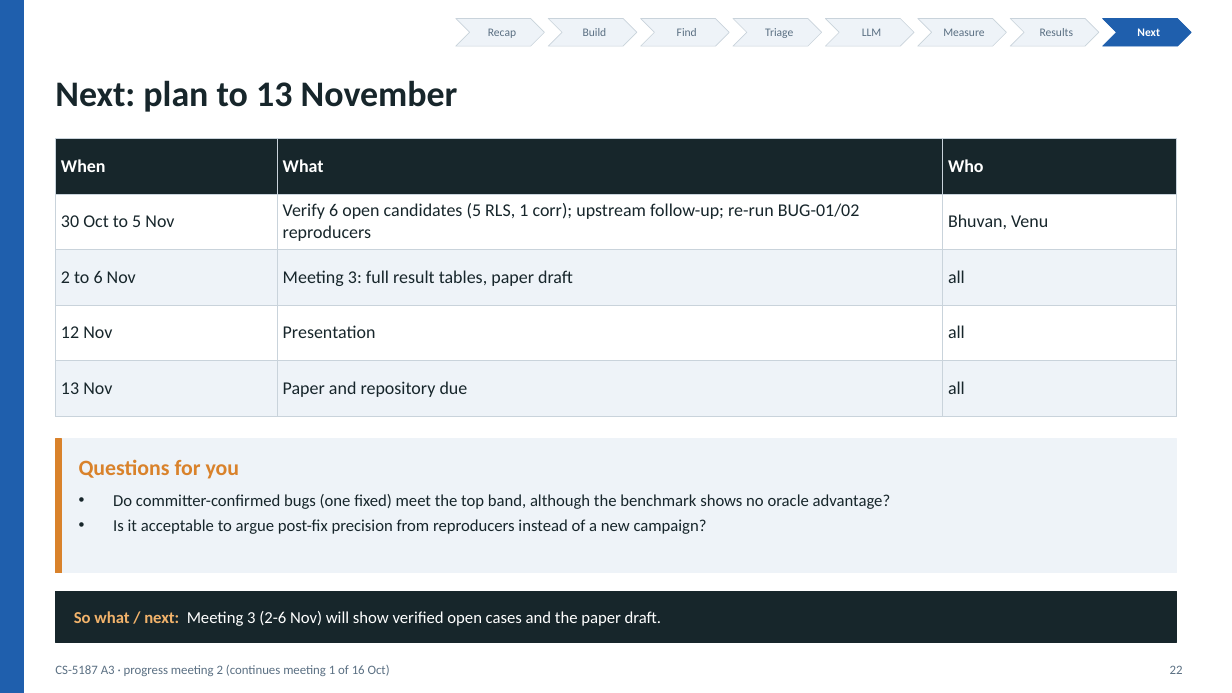
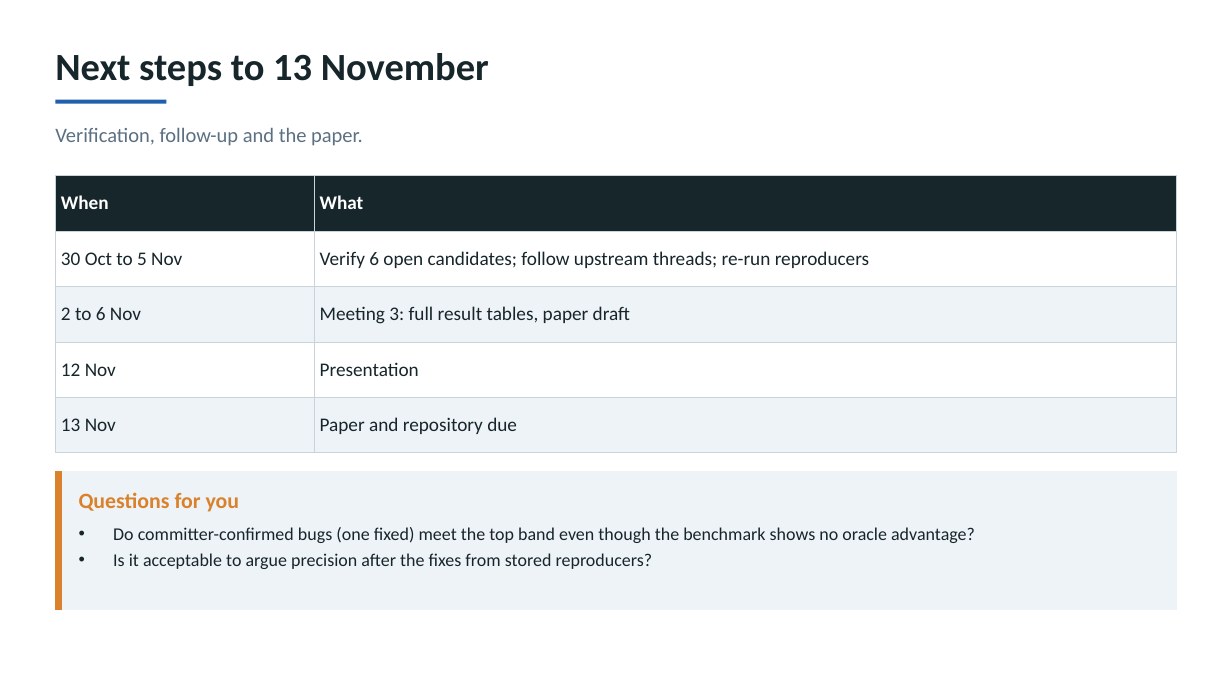
Before and after one commit to v28k/cs5187-term-project, a slide deck: slide 18 of docs/meeting2/deck/progress_meeting2.pptx (slide 22 before the commit). Drawn at 1232x693 pixels with LibreOffice and Linux fonts; fonts in the diff are those of the drawing. Boxes give left, top, right and bottom in pixels: in the first picture for what was removed or moved away, otherwise in the second. Text is boxed around its words. In the diff, an @@ line names an element or a change of style, - is before the commit and + after.

```diff
--- a/docs/meeting2/deck/progress_meeting2.pptx
+++ b/docs/meeting2/deck/progress_meeting2.pptx
@@ rectangle removed at (x1=0, y1=0, x2=23, y2=693) @@
@@ chevron removed at (x1=456, y1=18, x2=544, y2=46) @@
@@ text removed at (x1=488, y1=28, x2=516, y2=38) @@
-Recap
@@ chevron removed at (x1=548, y1=18, x2=637, y2=46) @@
@@ text removed at (x1=583, y1=28, x2=607, y2=36) @@
-Build
@@ chevron removed at (x1=640, y1=18, x2=729, y2=46) @@
@@ text removed at (x1=677, y1=28, x2=697, y2=36) @@
-Find
@@ chevron removed at (x1=733, y1=18, x2=822, y2=46) @@
@@ text removed at (x1=765, y1=28, x2=793, y2=38) @@
-Triage
@@ chevron removed at (x1=825, y1=18, x2=914, y2=46) @@
@@ text removed at (x1=862, y1=28, x2=882, y2=36) @@
-LLM
@@ chevron removed at (x1=918, y1=18, x2=1006, y2=46) @@
@@ text removed at (x1=943, y1=28, x2=984, y2=36) @@
-Measure
@@ chevron removed at (x1=1010, y1=18, x2=1099, y2=46) @@
@@ text removed at (x1=1040, y1=28, x2=1073, y2=36) @@
-Results
@@ chevron removed at (x1=1103, y1=18, x2=1191, y2=46) @@
@@ text removed at (x1=1137, y1=28, x2=1160, y2=36) @@
-Next
@@ text at (x1=55, y1=53, x2=489, y2=86): text changed; size 28 to 30 pt @@
-Next: plan to 13 November
+Next steps to 13 November
@@ line added from (55, 102) to (166, 102), #1F5FAD 3 pt @@
@@ text added at (x1=55, y1=127, x2=363, y2=146), 16 pt, text #5B7083 @@
+Verification, follow-up and the paper.
@@ table moved from (x1=55, y1=139, x2=1177, y2=401) to (x1=55, y1=176, x2=1177, y2=438) @@
@@ table at (x1=55, y1=176, x2=1177, y2=438) @@
-column 2: What | Verify 6 open candidates (5 RLS, 1 corr); upstream follow-up; re-run BUG-01/02 reproducers | Meeting 3: full result tables, paper draft | Presentation | Paper and repository due
-column 3: Who | Bhuvan, Venu | all | all | all
+column 2: What | Verify 6 open candidates; follow upstream threads; re-run reproducers | Meeting 3: full result tables, paper draft | Presentation | Paper and repository due
@@ rectangle resized from (x1=55, y1=439, x2=1177, y2=573) to (x1=55, y1=471, x2=1177, y2=610) @@
@@ rectangle resized from (x1=55, y1=439, x2=62, y2=573) to (x1=55, y1=471, x2=62, y2=610) @@
@@ text "Questions for you" moved from (x1=79, y1=459, x2=240, y2=479) to (x1=79, y1=492, x2=240, y2=512) @@
@@ text at (x1=113, y1=527, x2=975, y2=569): text changed; size 13 to 14 pt @@
-• Do committer-confirmed bugs (one fixed) meet the top band, although the benchmark shows no oracle advantage?
-• Is it acceptable to argue post-fix precision from reproducers instead of a new campaign?
+• Do committer-confirmed bugs (one fixed) meet the top band even though the benchmark shows no oracle advantage?
+• Is it acceptable to argue precision after the fixes from stored reproducers?
@@ rectangle removed at (x1=55, y1=592, x2=1177, y2=642) @@
@@ text removed at (x1=74, y1=611, x2=662, y2=626) @@
-So what / next: Meeting 3 (2-6 Nov) will show verified open cases and the paper draft.
@@ text removed at (x1=55, y1=665, x2=390, y2=676) @@
-CS-5187 A3 · progress meeting 2 (continues meeting 1 of 16 Oct)
@@ text removed at (x1=1170, y1=665, x2=1183, y2=674) @@
-22
```
Also in this commit, not shown: 8 other slides changed, 10 slides added, 14 slides removed, 6 other files.
